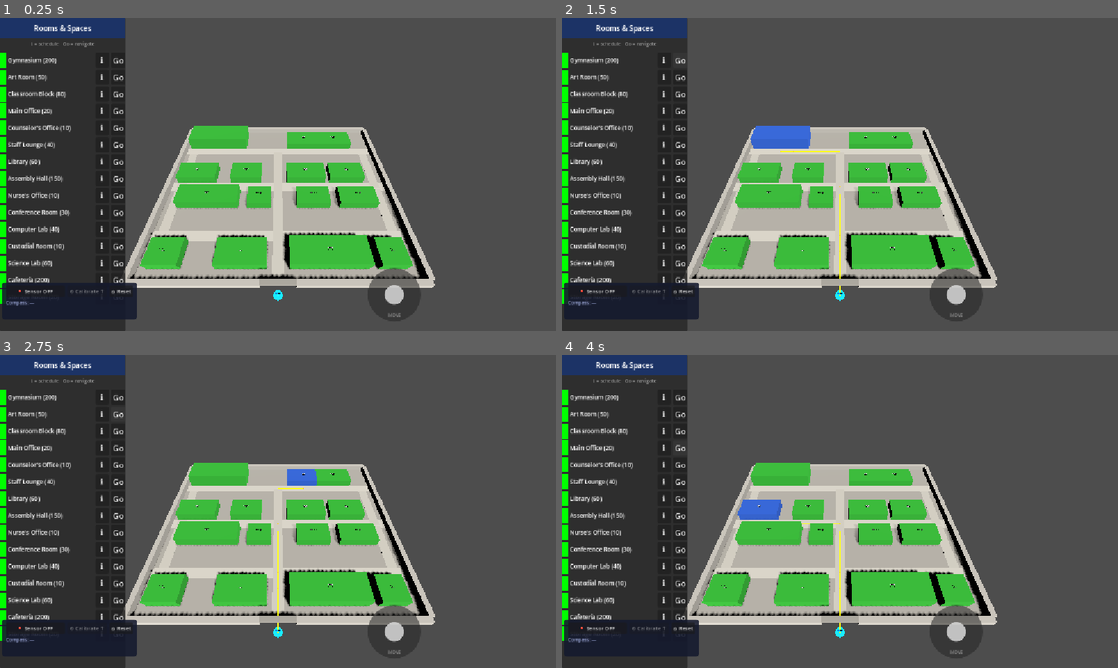
Above: before the commit, frames 1-4 (two rows, left to right).
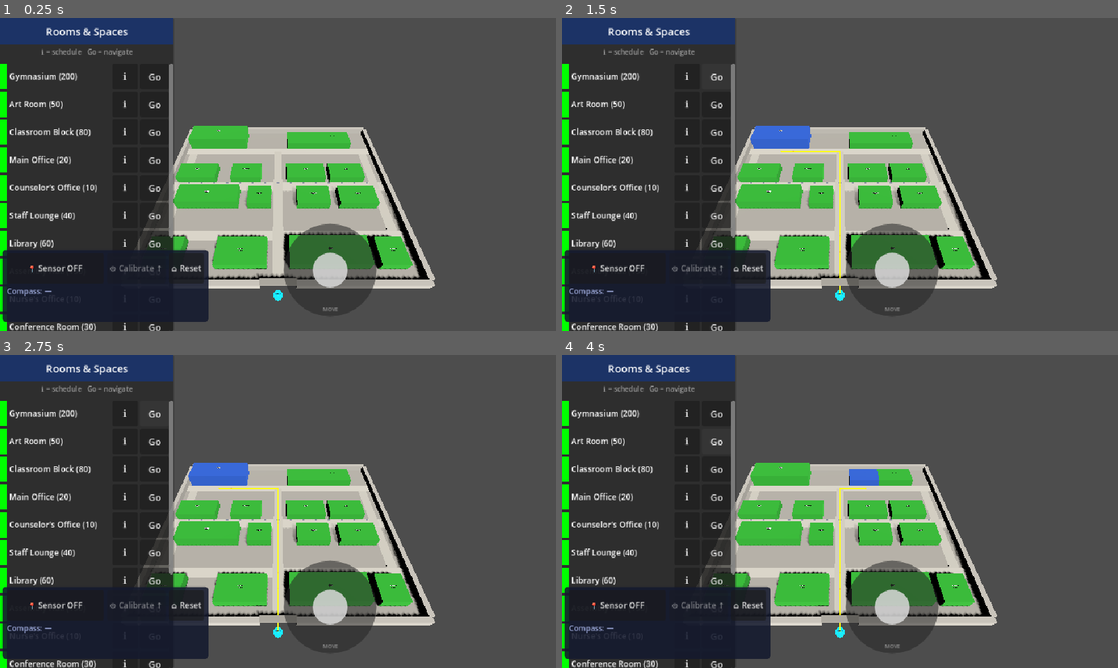
Above: after the commit, the same moments.

Repository: flatbil/bcat_lite
Game: Godot game, scene res://scenes/Main.tscn
Same seed, same stepped clock (60 frames per second), same inputs: the game is played once before the commit and once after it.
Inputs:
- Up to frame 1 (0.25 s): no input
- Up to frame 2 (1.5 s): click "Go" at 0.5 s; click "Go" at 1.25 s
- Up to frame 3 (2.75 s): click "Go" at 2 s
- Up to frame 4 (4 s): click "Go" at 2.75 s; click "Go" at 3.5 s

The runs differ from the first frame. In frame 1, 19% of the frame differs, in the area x 0-79%, y 0-100%; in frame 2, 18%; in frame 3, 19%; in frame 4, 19%.

Commit message:
Fix Android UI, Vulkan crash, sensor mode, and S10e compass fallback
- project.godot: set 960x540 design viewport (2x upscale on S22+), enable
  accelerometer/gyroscope/magnetometer sensors, switch mobile renderer to
  gl_compatibility (eliminates VK_ERROR_SURFACE_LOST_KHR)
- sim_location.gd: fix step detection to use high-pass filter (LPF magnitude
  was always ~9.8 due to gravity, causing constant false steps); add
  gyroscope yaw fallback when magnetometer is absent/weak (<5 µT) so S10e
  works without a compass; _heading_rad is now a single source of truth for
  _on_step, calibrate_north, and get_current_bearing_deg
- scenes/ui.gd: set mouse_filter=IGNORE on root Control so touch events
  reach camera_controller._unhandled_input (enables pinch-to-zoom); grow
  joystick to 160x160 px; enlarge sensor bar buttons (font 14, min-h 52);
  widen left panel to 300 px with larger touch targets

Co-Authored-By: Claude Sonnet 4.6 <noreply@anthropic.com>

Diff:
--- a/project.godot
+++ b/project.godot
@@ -18,10 +18,19 @@
 
 [display]
 
-window/handheld/orientation=0
+window/size/viewport_width=960
+window/size/viewport_height=540
 window/stretch/mode="canvas_items"
 window/stretch/aspect="expand"
 
 [input_devices]
 
 pointing/emulate_touch_from_mouse=true
+sensors/enable_accelerometer=true
+sensors/enable_gyroscope=true
+sensors/enable_magnetometer=true
+
+[rendering]
+
+textures/vram_compression/import_etc2_astc=true
+renderer/rendering_method.mobile="gl_compatibility"
--- a/scenes/ui.gd
+++ b/scenes/ui.gd
@@ -30,12 +30,13 @@
 var _joy_thumb:  Control = null
 var _joy_active: bool    = false
 var _joy_finger: int     = -1   # active touch index (-1 = none, -2 = mouse)
-const _JOY_R    := 50.0         # max thumb travel from centre
+const _JOY_R    := 70.0         # max thumb travel from centre
 const _JOY_DEAD := 5.0          # dead-zone radius
-const _JOY_TR   := 20.0         # thumb half-size (thumb = 40 × 40 px)
+const _JOY_TR   := 30.0         # thumb half-size (thumb = 60 × 60 px)
 
 func _ready() -> void:
 	set_anchors_and_offsets_preset(Control.PRESET_FULL_RECT)
+	mouse_filter = Control.MOUSE_FILTER_IGNORE   # let touch events reach 3D viewport
 	_build_left_panel()
 	_build_nav_panel()
 	_build_joystick()
@@ -47,7 +48,7 @@
 	var panel = PanelContainer.new()
 	panel.name = "LeftPanel"
 	panel.set_anchors_and_offsets_preset(Control.PRESET_LEFT_WIDE)
-	panel.custom_minimum_size = Vector2(260, 0)
+	panel.custom_minimum_size = Vector2(300, 0)
 	add_child(panel)
 
 	var vbox = VBoxContainer.new()
@@ -62,13 +63,13 @@
 	hs.content_margin_left = 6.0; hs.content_margin_right = 6.0
 	header.add_theme_stylebox_override("normal", hs)
 	header.add_theme_color_override("font_color", Color.WHITE)
-	header.add_theme_font_size_override("font_size", 15)
+	header.add_theme_font_size_override("font_size", 18)
 	vbox.add_child(header)
 
 	var hint = Label.new()
 	hint.text = "ℹ = schedule   Go = navigate"
 	hint.horizontal_alignment = HORIZONTAL_ALIGNMENT_CENTER
-	hint.add_theme_font_size_override("font_size", 10)
+	hint.add_theme_font_size_override("font_size", 12)
 	hint.add_theme_color_override("font_color", Color(0.60, 0.60, 0.60))
 	vbox.add_child(hint)
 
@@ -155,20 +156,21 @@
 		var info = Label.new()
 		info.text = "%s (%d)" % [room["name"], room["capacity"]]
 		info.size_flags_horizontal = Control.SIZE_EXPAND_FILL
-		info.add_theme_font_size_override("font_size", 12)
+		info.add_theme_font_size_override("font_size", 14)
 		row.add_child(info)
 
 		# Info / schedule button
 		var info_btn = Button.new()
 		info_btn.text = "ℹ"
 		info_btn.tooltip_text = "View schedule"
-		info_btn.custom_minimum_size = Vector2(28, 0)
+		info_btn.custom_minimum_size = Vector2(44, 44)
 		info_btn.pressed.connect(_on_info_pressed.bind(id))
 		row.add_child(info_btn)
 
 		# Navigate button
 		var go_btn = Button.new()
 		go_btn.text = "Go"
+		go_btn.custom_minimum_size = Vector2(50, 44)
 		go_btn.pressed.connect(_on_go_pressed.bind(id))
 		row.add_child(go_btn)
 
@@ -402,8 +404,8 @@
 	# Anchor bottom-left, above the joystick dead-zone
 	panel.anchor_left   = 0.0;  panel.anchor_right  = 0.0
 	panel.anchor_top    = 1.0;  panel.anchor_bottom = 1.0
-	panel.offset_left   = 4;    panel.offset_right  = 284
-	panel.offset_top    = -100; panel.offset_bottom = -24
+	panel.offset_left   = 4;    panel.offset_right  = 360
+	panel.offset_top    = -140; panel.offset_bottom = -16
 	var ps = StyleBoxFlat.new()
 	ps.bg_color = Color(0.08, 0.10, 0.18, 0.88)
 	ps.corner_radius_top_left    = 6
@@ -429,27 +431,30 @@
 	_sensor_btn = Button.new()
 	_sensor_btn.text = "📍 Sensor OFF"
 	_sensor_btn.size_flags_horizontal = Control.SIZE_EXPAND_FILL
-	_sensor_btn.add_theme_font_size_override("font_size", 11)
+	_sensor_btn.add_theme_font_size_override("font_size", 14)
+	_sensor_btn.custom_minimum_size = Vector2(0, 52)
 	_sensor_btn.pressed.connect(_on_sensor_btn_pressed)
 	hbox.add_child(_sensor_btn)
 
 	_calib_btn = Button.new()
 	_calib_btn.text = "⊙ Calibrate ↑"
 	_calib_btn.disabled = true
-	_calib_btn.add_theme_font_size_override("font_size", 11)
+	_calib_btn.add_theme_font_size_override("font_size", 14)
+	_calib_btn.custom_minimum_size = Vector2(0, 52)
 	_calib_btn.pressed.connect(func() -> void: calibrate_north_requested.emit())
 	hbox.add_child(_calib_btn)
 
 	var reset_btn = Button.new()
 	reset_btn.text = "⌂ Reset"
-	reset_btn.add_theme_font_size_override("font_size", 11)
+	reset_btn.add_theme_font_size_override("font_size", 14)
+	reset_btn.custom_minimum_size = Vector2(0, 52)
 	reset_btn.pressed.connect(func() -> void: reset_position_requested.emit())
 	hbox.add_child(reset_btn)
 
 	# Compass label
 	_compass_lbl = Label.new()
 	_compass_lbl.text = "Compass: —"
-	_compass_lbl.add_theme_font_size_override("font_size", 10)
+	_compass_lbl.add_theme_font_size_override("font_size", 13)
 	_compass_lbl.add_theme_color_override("font_color", Color(0.65, 0.70, 0.90))
 	vbox.add_child(_compass_lbl)
 
@@ -473,8 +478,8 @@
 	base.name = "JoyBase"
 	base.anchor_left   = 1.0;  base.anchor_right  = 1.0
 	base.anchor_top    = 1.0;  base.anchor_bottom = 1.0
-	base.offset_left   = -390; base.offset_right  = -280
-	base.offset_top    = -130; base.offset_bottom = -20
+	base.offset_left   = -470; base.offset_right  = -310
+	base.offset_top    = -185; base.offset_bottom = -25
 	base.mouse_filter  = Control.MOUSE_FILTER_STOP
 	_joy_panel = base
 	add_child(base)
@@ -485,10 +490,10 @@
 	ring.mouse_filter = Control.MOUSE_FILTER_PASS
 	var rs = StyleBoxFlat.new()
 	rs.bg_color = Color(0.15, 0.15, 0.15, 0.55)
-	rs.corner_radius_top_left    = 55
-	rs.corner_radius_top_right   = 55
-	rs.corner_radius_bottom_left = 55
-	rs.corner_radius_bottom_right = 55
+	rs.corner_radius_top_left    = 80
+	rs.corner_radius_top_right   = 80
+	rs.corner_radius_bottom_left = 80
+	rs.corner_radius_bottom_right = 80
 	ring.add_theme_stylebox_override("panel", rs)
 	base.add_child(ring)
 
@@ -523,7 +528,7 @@
 
 # Handle mouse events (desktop + emulated touch on desktop)
 func _on_joy_gui_input(event: InputEvent) -> void:
-	var center := Vector2(55.0, 55.0)
+	var center := Vector2(80.0, 80.0)
 	if event is InputEventMouseButton and event.button_index == MOUSE_BUTTON_LEFT:
 		if event.pressed and _joy_finger == -1:
 			_joy_finger = -2   # mouse sentinel
@@ -536,12 +541,13 @@
 	elif event is InputEventMouseMotion and _joy_active and _joy_finger == -2:
 		_update_joy(event.position - center)
 
+
 # Handle real screen-touch events (Android)
 func _input(event: InputEvent) -> void:
 	if _joy_panel == null:
 		return
 	var rect   := _joy_panel.get_global_rect()
-	var center := rect.position + Vector2(55.0, 55.0)
+	var center := rect.position + Vector2(80.0, 80.0)
 	if event is InputEventScreenTouch:
 		if event.pressed and _joy_finger == -1 and rect.has_point(event.position):
 			_joy_finger = event.index
@@ -559,12 +565,12 @@
 
 func _update_joy(delta: Vector2) -> void:
 	var clamped := delta.limit_length(_JOY_R - _JOY_TR)
-	var c55     := Vector2(55.0, 55.0)
+	var c55     := Vector2(80.0, 80.0)
 	_joy_thumb.position = c55 + clamped - Vector2(_JOY_TR, _JOY_TR)
 	var dir := clamped / (_JOY_R - _JOY_TR) if clamped.length() > _JOY_DEAD else Vector2.ZERO
 	joy_input.emit(dir)
 
 func _reset_joy() -> void:
 	if _joy_thumb:
-		_joy_thumb.position = Vector2(55.0 - _JOY_TR, 55.0 - _JOY_TR)
+		_joy_thumb.position = Vector2(80.0 - _JOY_TR, 80.0 - _JOY_TR)
 	joy_input.emit(Vector2.ZERO)
--- a/scripts/sim_location.gd
+++ b/scripts/sim_location.gd
@@ -7,7 +7,7 @@
 
 # ── Dead reckoning constants ──────────────────────────────────────────────────
 const STRIDE_M       := 0.70   # metres per detected step
-const STEP_THRESHOLD := 1.2    # low-pass accel magnitude to count as step
+const STEP_THRESHOLD := 2.0    # high-pass accel magnitude to count as step
 const STEP_DEBOUNCE  := 0.30   # min seconds between steps
 const LPF_ALPHA      := 0.12   # exponential low-pass factor
 
@@ -15,6 +15,9 @@
 const GPS_POLL_INTERVAL  := 5.0   # seconds between /location/building polls
 const GPS_BLEND_SPEED    := 3.0   # m/s rate at which correction drains
 const GPS_MAX_CORRECTION := 25.0  # max plausible GPS correction (metres)
+
+# ── Compass constants ─────────────────────────────────────────────────────────
+const MAG_MIN := 5.0   # µT — below this use gyroscope yaw fallback (S10e etc.)
 
 # Shared with room_manager.gd — change both for Android deployment
 const API_BASE := "http://192.168.4.64:8000"
@@ -24,7 +27,8 @@
 var _pos:            Vector3 = Vector3(50, 0, 44)   # building entrance default
 var _accel_smooth:   Vector3 = Vector3.ZERO
 var _step_cooldown:  float   = 0.0
-var _north_bearing:  float   = 0.0                  # calibrated compass zero
+var _north_bearing:  float   = 0.0                  # calibrated compass zero (mag path)
+var _heading_rad:    float   = 0.0                  # current heading from calibrated north
 var _gps_correction: Vector3 = Vector3.ZERO
 var _gps_timer:      float   = 0.0
 var _http_busy:      bool    = false
@@ -42,14 +46,22 @@
 	if not _enabled:
 		return
 
-	# Step detection via low-pass filtered accelerometer
+	# Step detection: high-pass = raw minus LPF baseline (removes gravity ~9.8 m/s²)
 	var raw: Vector3 = Input.get_accelerometer()
+	var hp  := raw - _accel_smooth              # dynamic component only
 	_accel_smooth = _accel_smooth.lerp(raw, LPF_ALPHA)
-	var mag := _accel_smooth.length()
+	var mag := hp.length()
 	_step_cooldown = max(0.0, _step_cooldown - delta)
 	if mag > STEP_THRESHOLD and _step_cooldown <= 0.0:
 		_on_step()
 		_step_cooldown = STEP_DEBOUNCE
+
+	# Heading: magnetometer when strong enough, gyroscope yaw fallback otherwise
+	var mag_vec := Input.get_magnetometer()
+	if mag_vec.length() > MAG_MIN:
+		_heading_rad = _get_raw_bearing(mag_vec) - _north_bearing
+	else:
+		_heading_rad += Input.get_gyroscope().y * delta   # integrate yaw (portrait mode)
 
 	# Bleed GPS correction into position at a constant rate
 	var corr_len := _gps_correction.length()
@@ -69,10 +81,8 @@
 
 # ── Step handler ──────────────────────────────────────────────────────────────
 func _on_step() -> void:
-	var mag_raw: Vector3 = Input.get_magnetometer()
-	var bearing: float   = _get_raw_bearing(mag_raw) - _north_bearing
-	_pos.x += sin(bearing) * STRIDE_M
-	_pos.z -= cos(bearing) * STRIDE_M   # -Z is north in building space
+	_pos.x += sin(_heading_rad) * STRIDE_M
+	_pos.z -= cos(_heading_rad) * STRIDE_M   # -Z is north in building space
 
 func _get_raw_bearing(m: Vector3) -> float:
 	return atan2(m.x, m.y)
@@ -111,10 +121,11 @@
 	_gps_correction = Vector3.ZERO
 
 func calibrate_north() -> void:
-	var m := Input.get_magnetometer()
-	_north_bearing = _get_raw_bearing(m)
+	var mag := Input.get_magnetometer()
+	if mag.length() > MAG_MIN:
+		_north_bearing = _get_raw_bearing(mag)   # lock current direction as north
+	else:
+		_heading_rad = 0.0                        # gyro path: treat current direction as north
 
 func get_current_bearing_deg() -> float:
-	var m := Input.get_magnetometer()
-	var b := _get_raw_bearing(m) - _north_bearing
-	return fmod(rad_to_deg(b) + 360.0, 360.0)
+	return fmod(rad_to_deg(_heading_rad) + 360.0, 360.0)
Not shown, changed: export_presets.cfg
